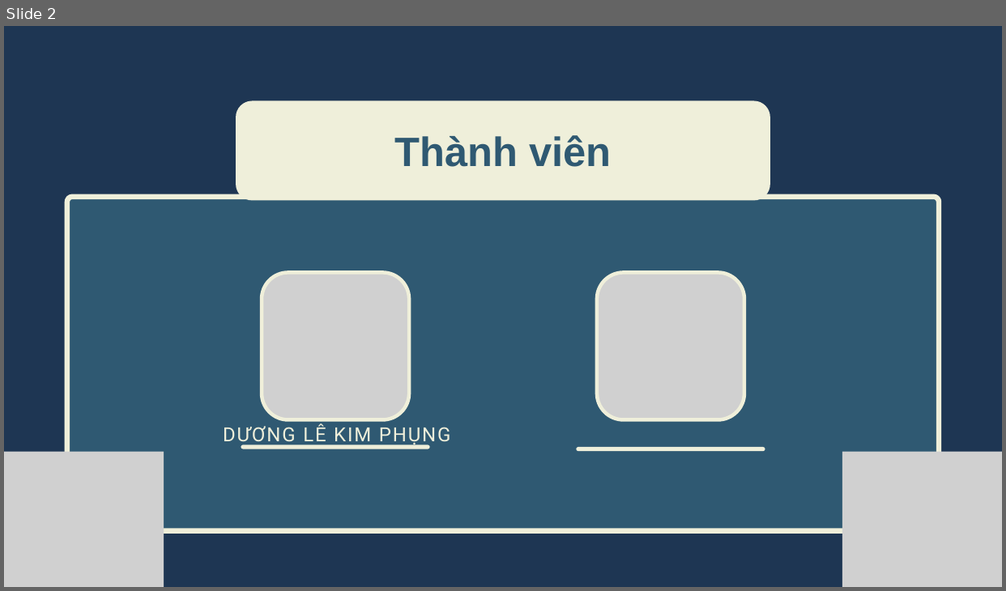
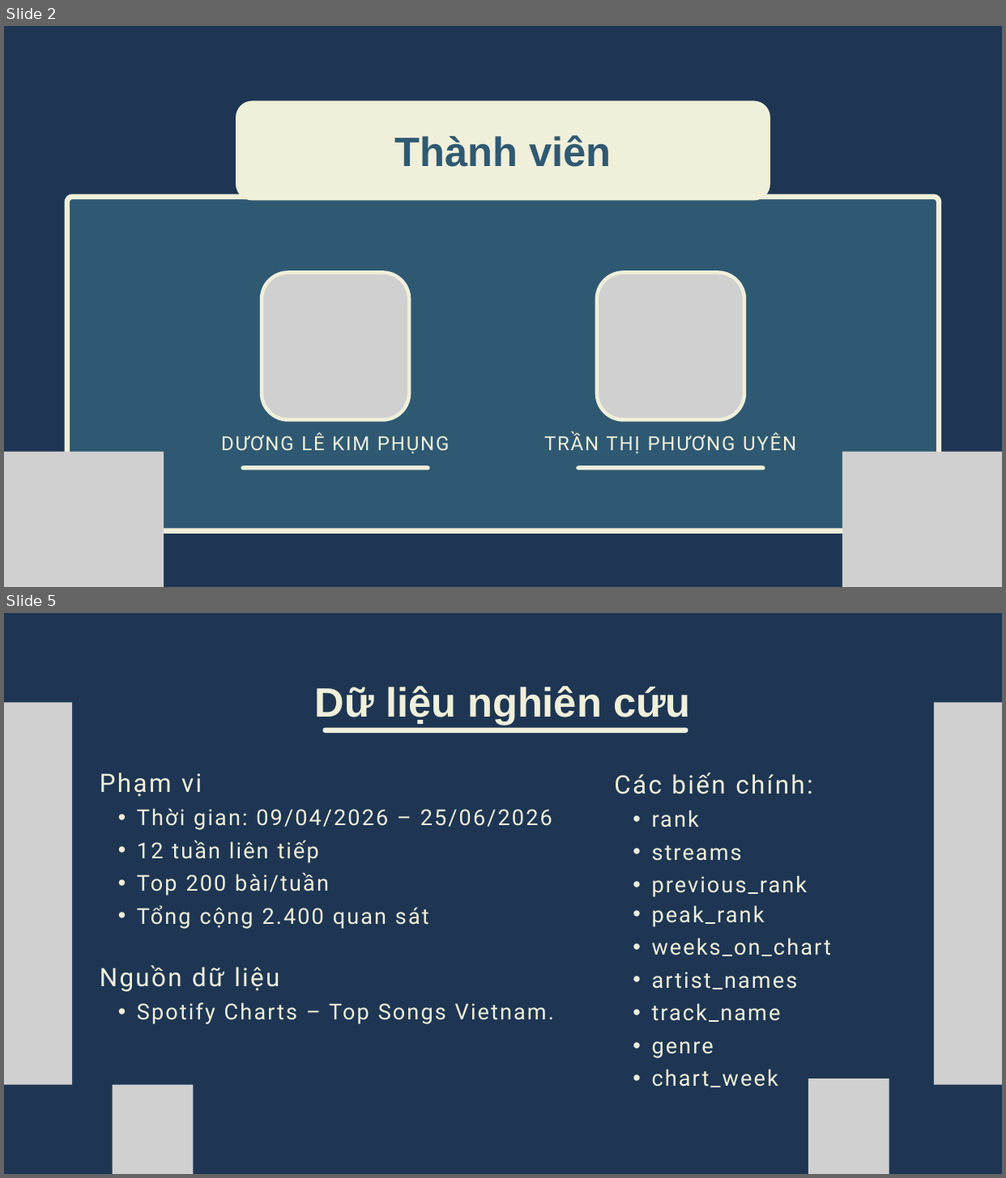
Before and after one commit to kimphungduongle9-debug/spotify-vn-trend-analysis, a slide deck: slides/Slide_Phan_tich_Spotify.pptx. Shown one above the other, each under a label of ours: slide 2 before the commit, slides 2 and 5 after it; the slides between them are not shown. The pictures are 1006x591 and 1006x1178 pixels, drawn with LibreOffice and Linux fonts; fonts in the diff are those of the drawing; grey boxes stand for pictures. Boxes give left, top, right and bottom in pixels: in the first picture for what was removed or moved away, otherwise in the second. Text is boxed around its words. In the diff, an @@ line names an element or a change of style, - is before the commit and + after.

```diff
--- a/slides/Slide_Phan_tich_Spotify.pptx
+++ b/slides/Slide_Phan_tich_Spotify.pptx
@@ slide 5 added at [4, 613, 1002, 1174], background #1E3653 @@
@@ picture added at [4, 703, 72, 1084] @@
@@ text added at [315, 686, 691, 726], 59.2 pt, text #EFEFDA, bold @@
+Dữ liệu nghiên cứu
@@ picture added at [934, 703, 1002, 1084] @@
@@ line added from (326, 730) to (685, 730), #EFEFDA 7.5 pt @@
@@ text added at [100, 773, 552, 929], 31.8 pt, text #EFEFDA @@
+Phạm vi
+  • Thời gian: 09/04/2026 – 25/06/2026
+  • 12 tuần liên tiếp
+  • Top 200 bài/tuần
+  • Tổng cộng 2.400 quan sát
@@ text added at [614, 773, 813, 897], 31.8 pt, text #EFEFDA @@
+Các biến chính:
+  • rank
+  • streams
+  • previous_rank
@@ text added at [652, 905, 822, 990], 31.8 pt, text #EFEFDA @@
+  • peak_rank
+  • weeks_on_chart
+  • artist_names
@@ text added at [100, 965, 554, 1024], 31.8 pt, text #EFEFDA @@
+Nguồn dữ liệu
+  • Spotify Charts – Top Songs Vietnam.
@@ text added at [652, 1003, 781, 1088], 31.8 pt, text #EFEFDA @@
+  • track_name
+  • genre
+  • chart_week
@@ picture added at [113, 1085, 193, 1174] @@
@@ picture added at [808, 1079, 889, 1174] @@
@@ slide 2 changed as well @@
@@ text "DƯƠNG LÊ KIM PHỤNG": place and size @@
-text "DƯƠNG LÊ KIM PHỤNG" at [223, 424, 451, 446]
+text "DƯƠNG LÊ KIM PHỤNG" at [221, 433, 450, 454]
@@ text added at [544, 433, 796, 454], 28.1 pt, text #EFEFDA @@
+TRẦN THỊ PHƯƠNG UYÊN
@@ line moved from (243, 447) - (428, 447) to (243, 468) - (428, 468) @@
@@ line moved from (578, 449) - (763, 449) to (578, 468) - (763, 468) @@
```
Also in this commit, not shown: 1 other slide changed, 16 other slides added, 9 slides removed, 1 other file.
